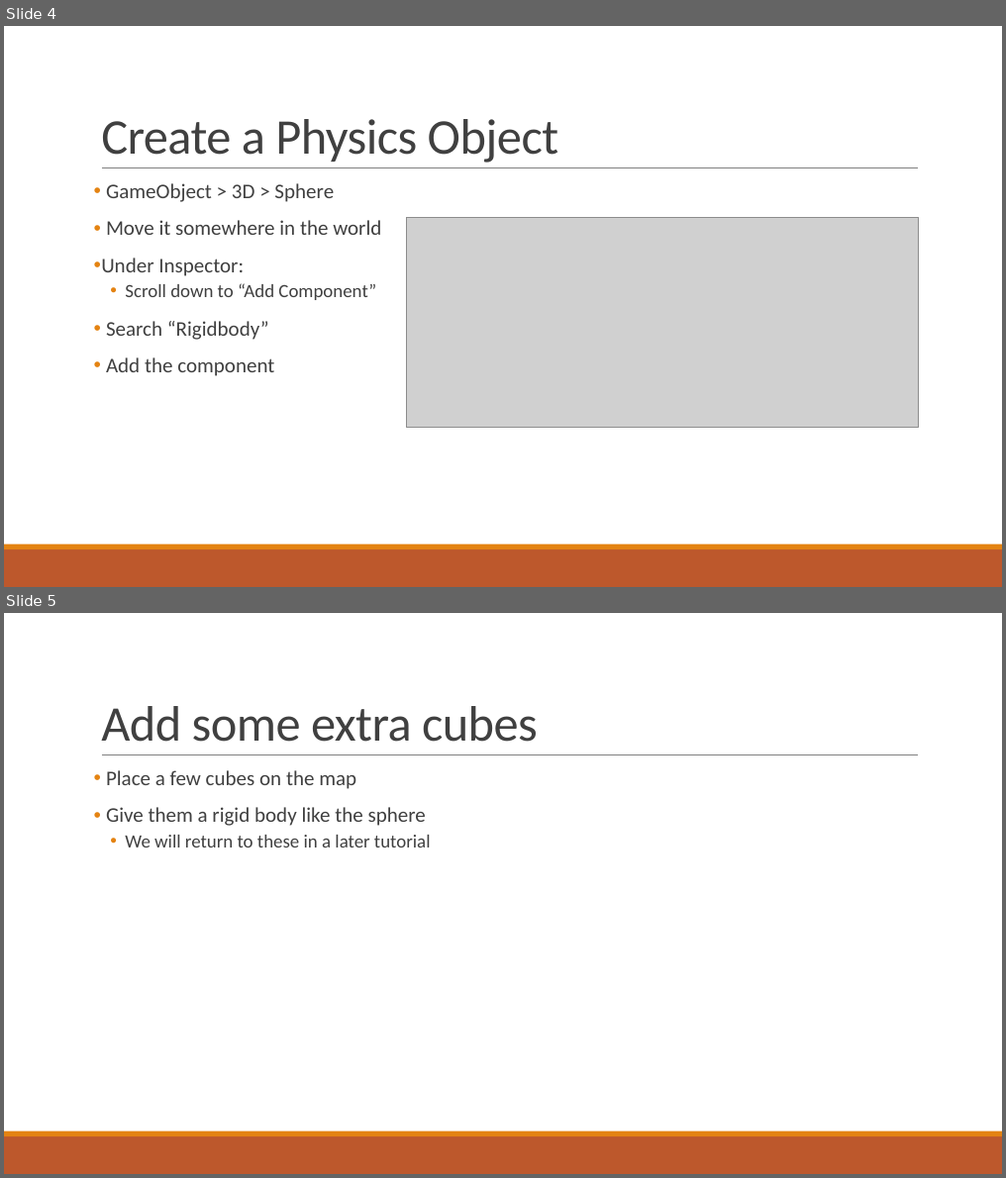
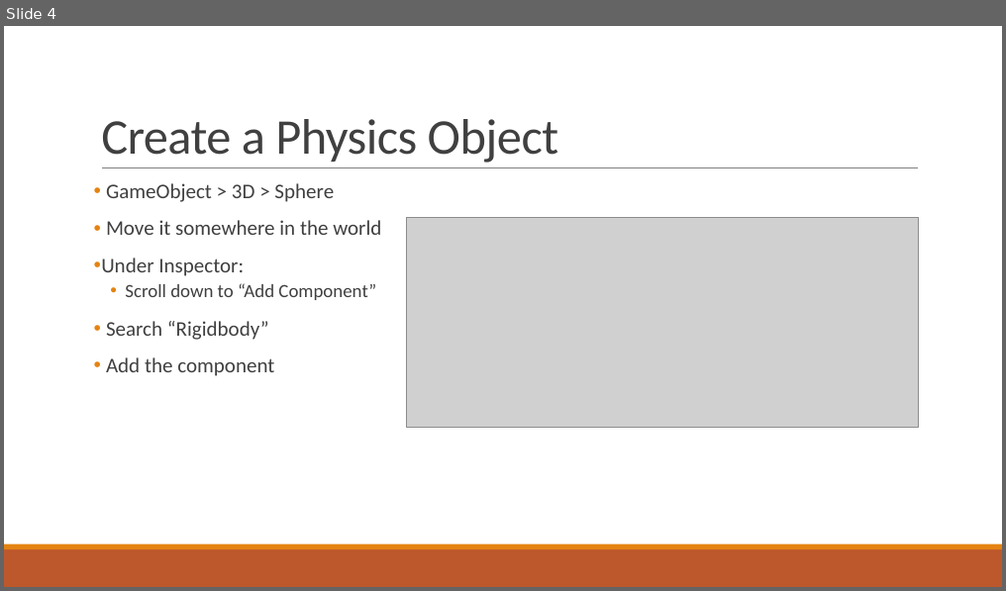
Before and after one commit to ddiLab/VR-Tutorial, a slide deck: Intro to VR 3 - Import Models.pptx. Shown one above the other, each under a label of ours: slides 4 and 5 before the commit, slide 4 after it. The pictures are 1006x1178 and 1006x591 pixels, drawn with LibreOffice and Linux fonts; fonts in the diff are those of the drawing; grey boxes stand for pictures. Boxes give left, top, right and bottom in pixels: in the first picture for what was removed or moved away, otherwise in the second. Text is boxed around its words. In the diff, an @@ line names an element or a change of style, - is before the commit and + after.

```diff
--- a/Intro to VR 3 - Import Models.pptx
+++ b/Intro to VR 3 - Import Models.pptx
@@ slide 5 removed at [4,613,1002,1174], background #FFFFFF; not listed: 3 template elements that a slide beside it also shows @@
@@ title removed at [101,706,538,742] @@
-Add some extra cubes
@@ text removed at [106,770,431,848] @@
-• Place a few cubes on the map
-• Give them a rigid body like the sphere
-  • We will return to these in a later tutorial
```
Also in this commit, not shown: 7 other files.
